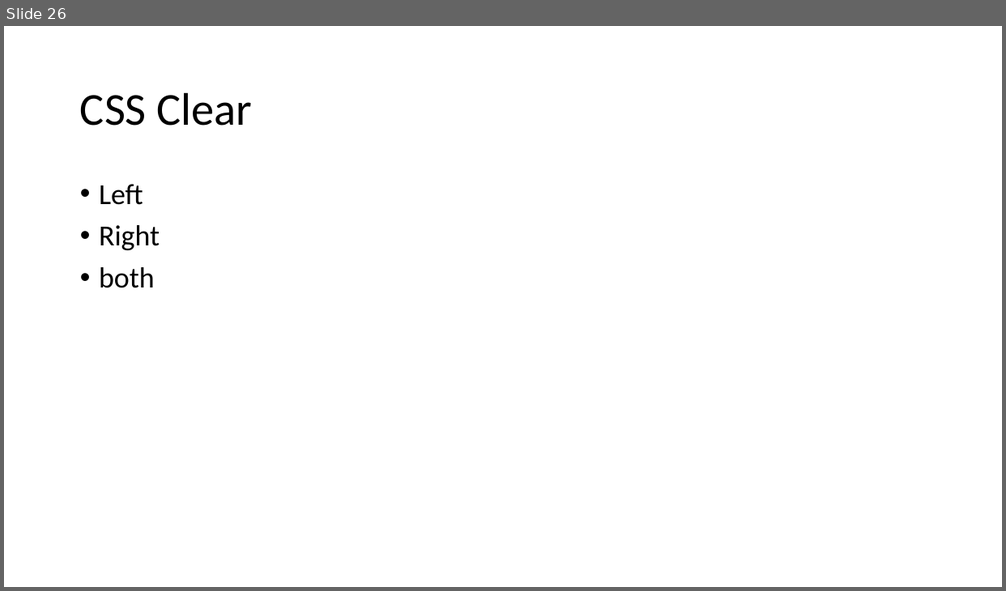
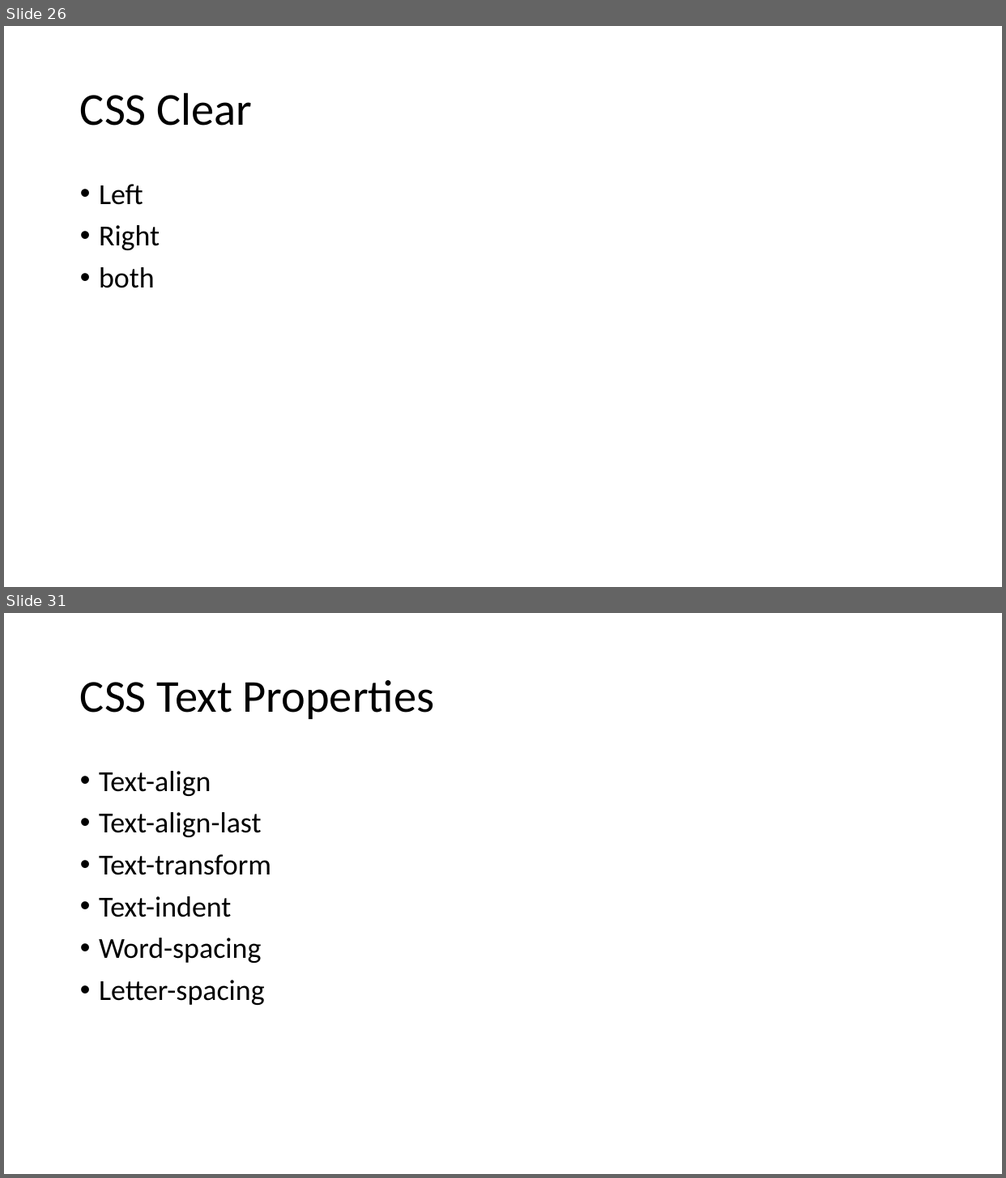
Before and after one commit to PiyushChaturvedii/Batch05, a slide deck: CSS3.pptx. Shown one above the other, each under a label of ours: slide 26 before the commit, slides 26 and 31 after it; the slides between them are not shown. The pictures are 1006x591 and 1006x1178 pixels, drawn with LibreOffice and Linux fonts; fonts in the diff are those of the drawing. Boxes give left, top, right and bottom in pixels: in the first picture for what was removed or moved away, otherwise in the second. Text is boxed around its words. In the diff, an @@ line names an element or a change of style, - is before the commit and + after.

```diff
--- a/CSS3.pptx
+++ b/CSS3.pptx
@@ slide 31 added at bbox=[4, 613, 1002, 1174], background #FFFFFF @@
@@ title added at bbox=[80, 680, 435, 719], 44 pt, text #000000 @@
+CSS Text Properties
@@ text added at bbox=[99, 771, 271, 1005], 28 pt, text #000000 @@
+• Text-align
+• Text-align-last
+• Text-transform
+• Text-indent
+• Word-spacing
+• Letter-spacing
```
Also in this commit, not shown: 9 other slides added, 6 other files.
